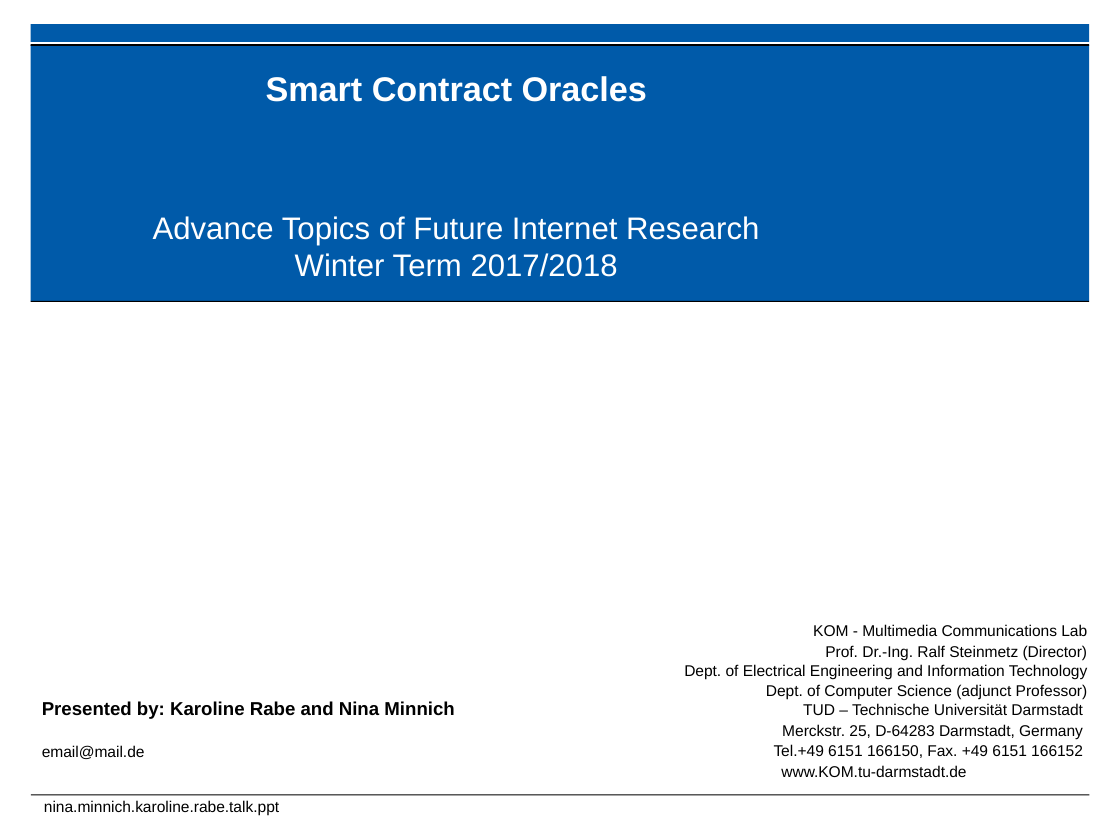
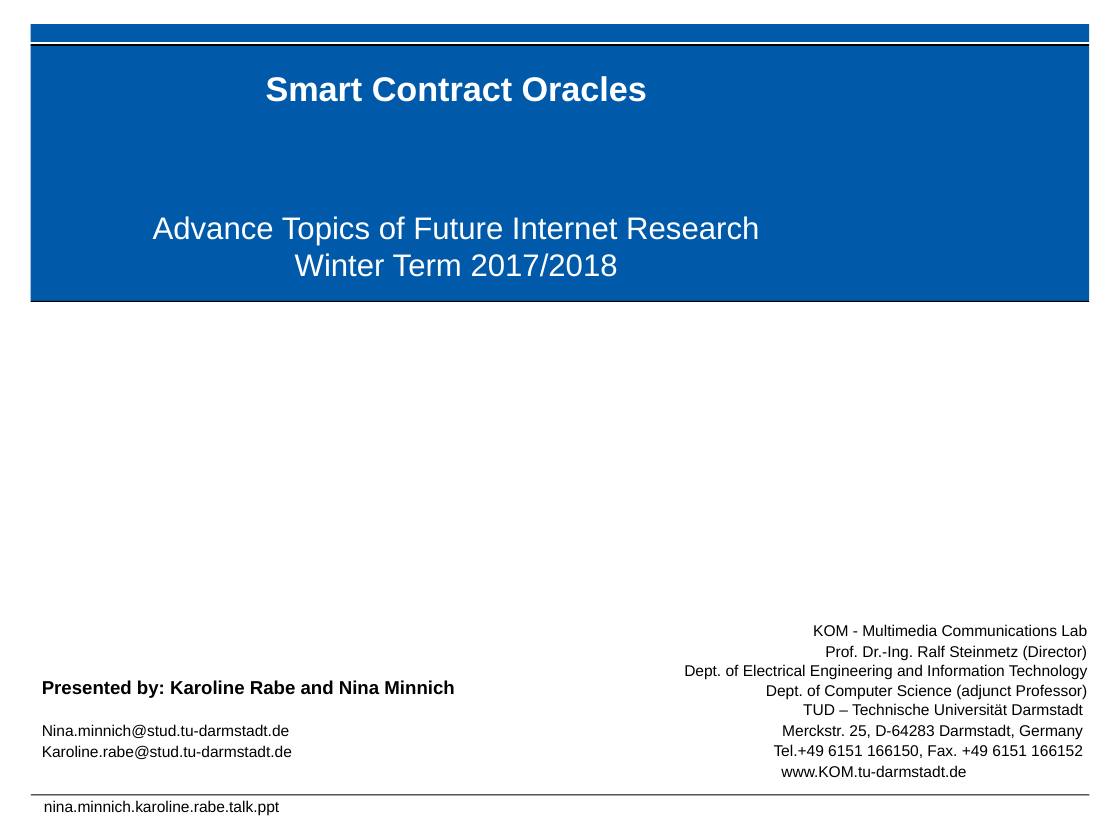
Before and after one commit to karopp/AFTIR, a slide deck: slide 1 of Nina.Minnich.Karoline.Rabe.talk.ppt. Drawn at 1120x840 pixels with LibreOffice and Linux fonts; fonts in the diff are those of the drawing; background and template pictures are left out. Boxes give left, top, right and bottom in pixels: in the first picture for what was removed or moved away, otherwise in the second. Text is boxed around its words. In the diff, an @@ line names an element or a change of style, - is before the commit and + after.

```diff
--- a/Nina.Minnich.Karoline.Rabe.talk.ppt
+++ b/Nina.Minnich.Karoline.Rabe.talk.ppt
@@ text "Presented by: Karoline Rabe and ...": place and size @@
-text "Presented by: Karoline Rabe and ..." at bbox=[42, 701, 454, 759]
+text "Presented by: Karoline Rabe and ..." at bbox=[42, 680, 454, 759]
@@ text at bbox=[42, 724, 292, 759]: text changed @@
-email@mail.de
+Nina.minnich@stud.tu-darmstadt.de
+Karoline.rabe@stud.tu-darmstadt.de
```
Also in this commit, not shown: 3 other slides changed.
